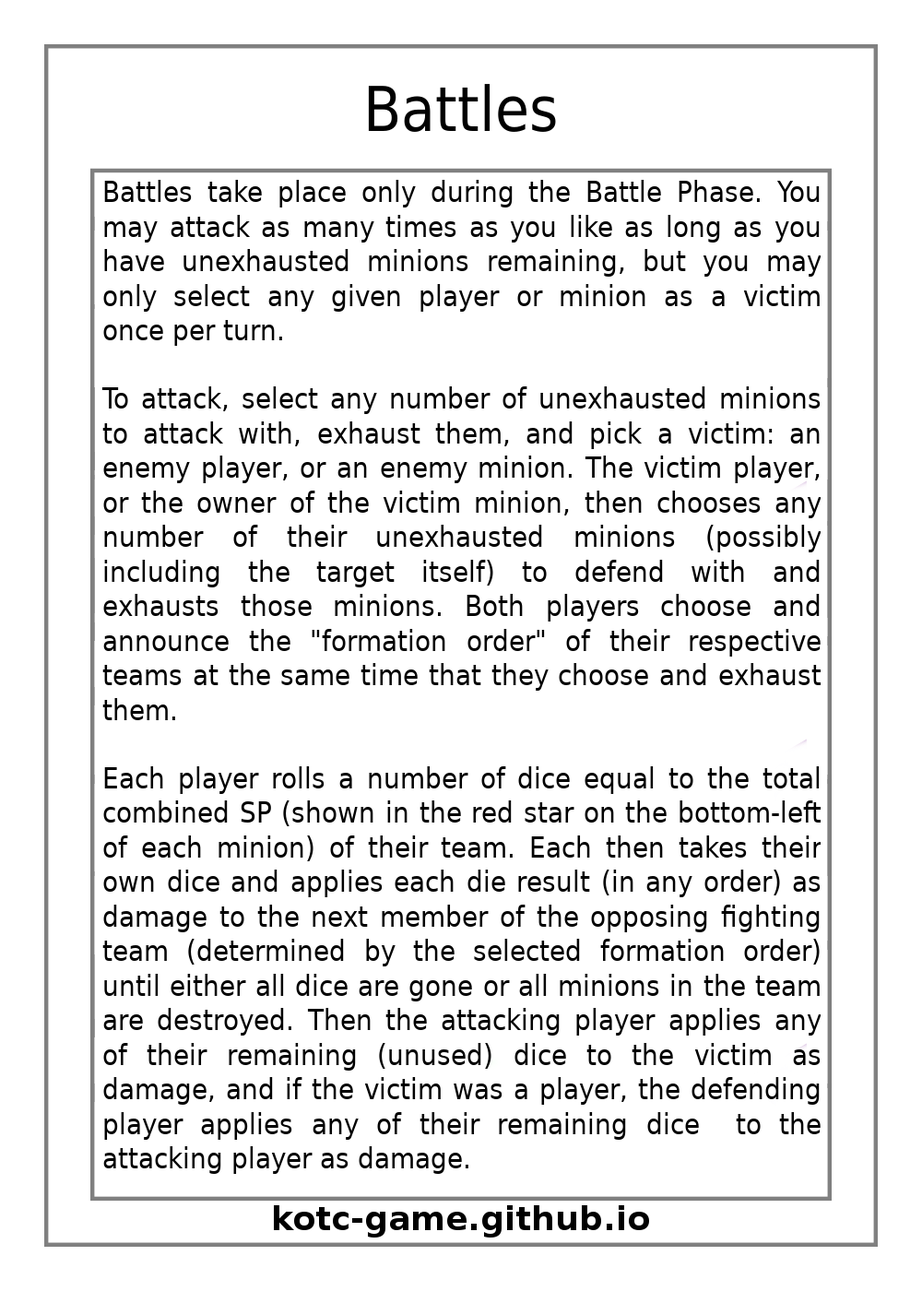
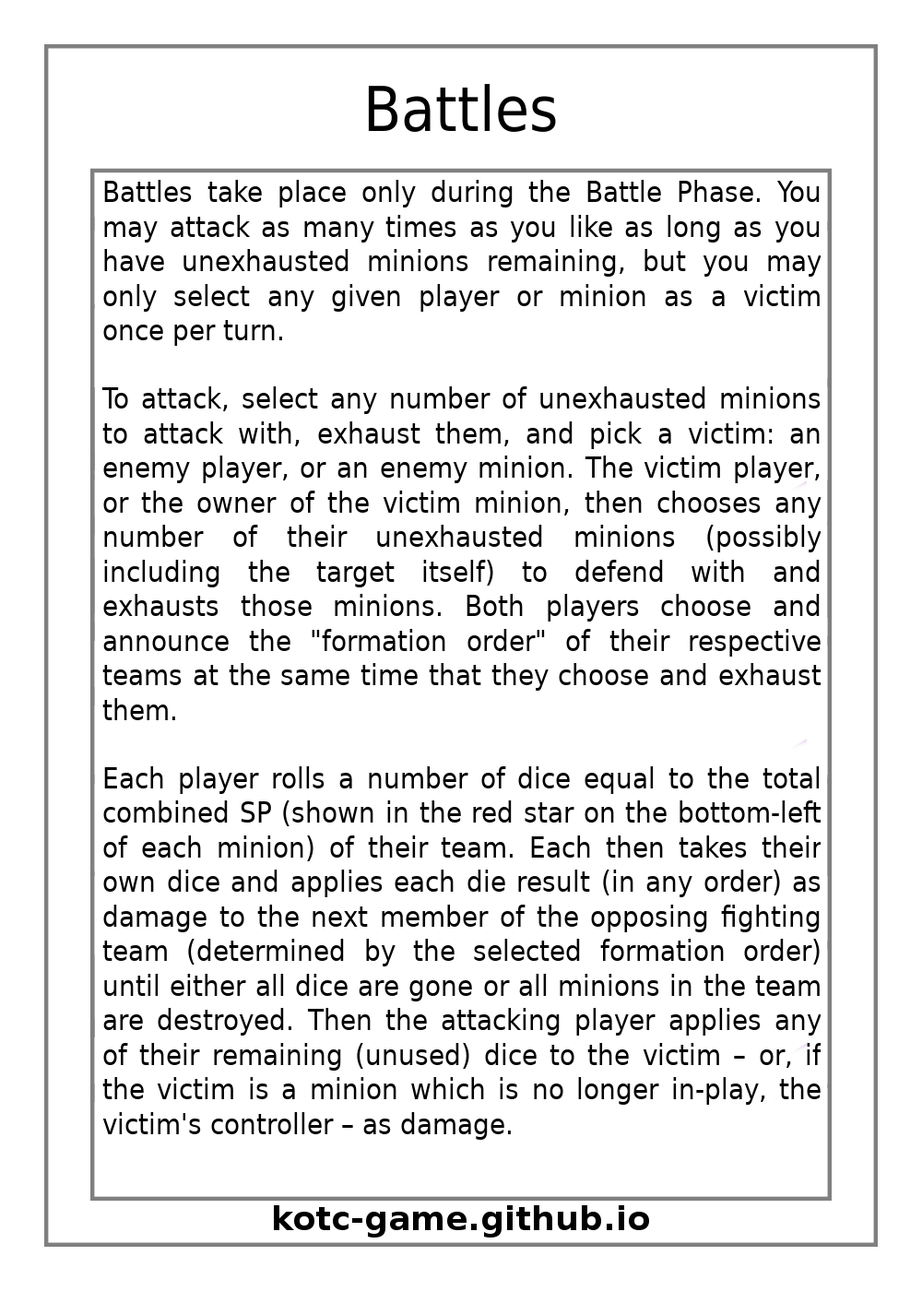
Before/after of a 922×1291 layered artwork. What changed in the layer stack:
painted on "Effect Text" over <box>102,1043,822,1175</box>
